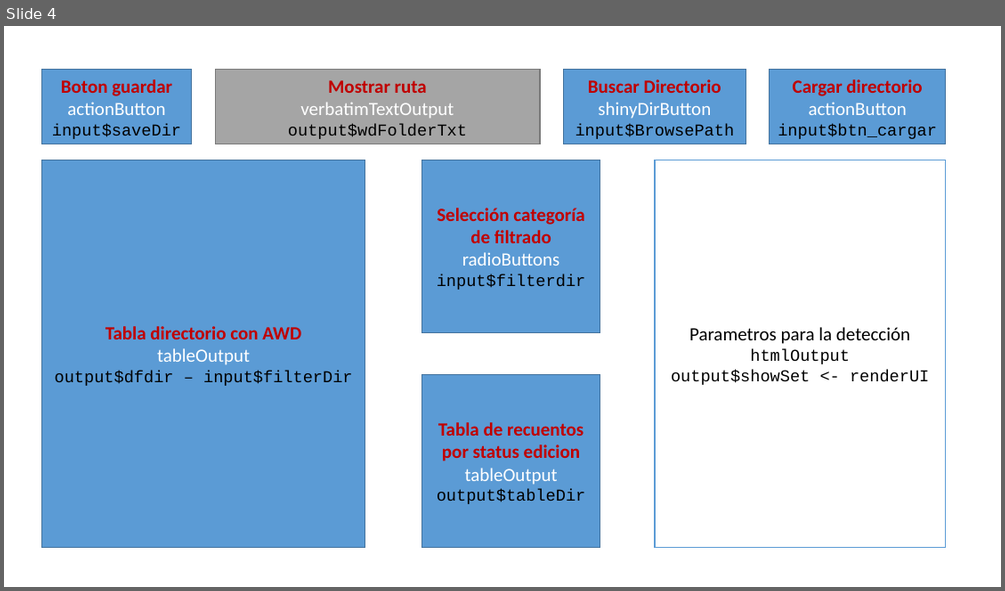
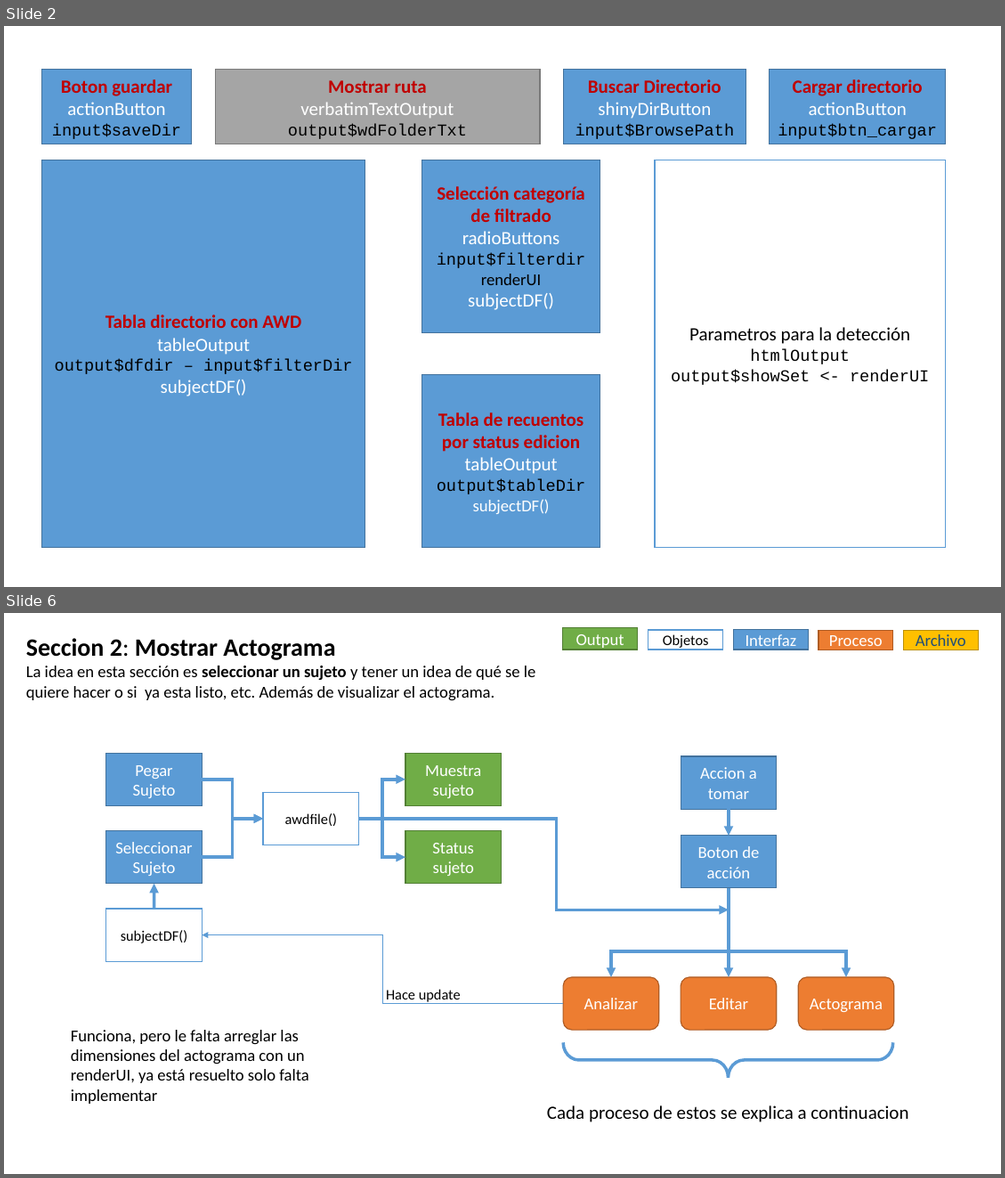
Before and after one commit to olitroski/Actigrafia, a slide deck: flujo edicion.pptx. Shown one above the other, each under a label of ours: slide 4 before the commit, slides 2 and 6 after it; the slides between them are not shown. The pictures are 1005x591 and 1005x1178 pixels, drawn with LibreOffice and Linux fonts; fonts in the diff are those of the drawing. Boxes give left, top, right and bottom in pixels: in the first picture for what was removed or moved away, otherwise in the second. Text is boxed around its words. In the diff, an @@ line names an element or a change of style, - is before the commit and + after.

```diff
--- a/flujo edicion.pptx
+++ b/flujo edicion.pptx
@@ slide 6 added at [4, 613, 1001, 1174], background #FFFFFF @@
@@ text added at [26, 638, 536, 701], 16 pt, text #000000 @@
+Seccion 2: Mostrar Actograma
+La idea en esta sección es seleccionar un sujeto y tener un idea de qué se le
+quiere hacer o si ya esta listo, etc. Además de visualizar el actograma.
@@ rectangle added at [563, 628, 638, 649], fill #70AD47, outline #538035 1 pt, 16 pt, text #FFFFFF @@
+Output
@@ rectangle added at [647, 630, 722, 649], fill #FFFFFF, outline #5B9BD5 1 pt, 14 pt, text #000000 @@
+Objetos
@@ rectangle added at [734, 629, 809, 649], fill #5B9BD5, outline #43739E 1 pt, 16 pt, text #FFFFFF @@
+Interfaz
@@ rectangle added at [818, 630, 893, 650], fill #ED7D31, outline #AF5C24 1 pt, 16 pt, text #FFFFFF @@
+Proceso
@@ rectangle added at [904, 630, 979, 650], fill #FFC000, outline #BD8E00 1 pt, 16 pt, text #1F4E79 @@
+Archivo
@@ rectangle added at [106, 753, 202, 805], fill #5B9BD5, outline #43739E 1 pt, 16 pt, text #FFFFFF @@
+Pegar
+Sujeto
@@ rectangle added at [405, 753, 502, 805], fill #70AD47, outline #538035 1 pt, 16 pt, text #FFFFFF @@
+Muestra sujeto
@@ rectangle added at [680, 756, 777, 809], fill #5B9BD5, outline #43739E 1 pt, 16 pt, text #FFFFFF @@
+Accion a
+tomar
@@ elbow arrow added from (202, 779) to (263, 819), #5B9BD5 3 pt @@
@@ rectangle added at [263, 793, 358, 844], fill #FFFFFF, outline #5B9BD5 1 pt, 14 pt, text #000000 @@
+awdfile()
@@ elbow arrow added from (359, 819) to (405, 779), #5B9BD5 3 pt @@
@@ elbow arrow added from (202, 857) to (263, 819), #5B9BD5 3 pt @@
@@ elbow arrow added from (359, 819) to (405, 857), #5B9BD5 3 pt @@
@@ elbow arrow added from (384, 819) to (728, 910), #5B9BD5 3 pt @@
@@ arrow added from (728, 809) to (728, 835), #5B9BD5 3 pt @@
@@ rectangle added at [106, 831, 202, 883], fill #5B9BD5, outline #43739E 1 pt, 16 pt, text #FFFFFF @@
+Seleccionar
+Sujeto
@@ rectangle added at [405, 831, 502, 883], fill #70AD47, outline #538035 1 pt, 16 pt, text #FFFFFF @@
+Status
+sujeto
@@ rectangle added at [680, 835, 777, 887], fill #5B9BD5, outline #43739E 1 pt, 16 pt, text #FFFFFF @@
+Boton de
+acción
@@ arrow added from (154, 908) to (154, 884), #5B9BD5 3 pt @@
@@ elbow arrow added from (728, 888) to (611, 977), #5B9BD5 3 pt @@
@@ elbow arrow added from (728, 888) to (846, 977), #5B9BD5 3 pt @@
@@ arrow added from (728, 888) to (728, 977), #5B9BD5 3 pt @@
@@ rectangle added at [106, 908, 202, 961], fill #FFFFFF, outline #5B9BD5 1 pt, 14 pt, text #000000 @@
+subjectDF()
@@ elbow arrow added from (563, 1004) to (202, 934), #5B9BD5 0.5 pt @@
@@ rounded rectangle added at [563, 977, 659, 1030], fill #ED7D31, outline #AF5C24 1 pt, 16 pt, text #FFFFFF @@
+Analizar
@@ rounded rectangle added at [680, 977, 777, 1030], fill #ED7D31, outline #AF5C24 1 pt, 16 pt, text #FFFFFF @@
+Editar
@@ rounded rectangle added at [798, 977, 894, 1030], fill #ED7D31, outline #AF5C24 1 pt, 16 pt, text #FFFFFF @@
+Actograma
@@ text added at [386, 989, 461, 1004], 14 pt, text #000000 @@
+Hace update
@@ text added at [71, 1030, 308, 1103], 16 pt, text #000000 @@
+Funciona, pero le falta arreglar las dimensiones del actograma con un renderUI, ya está resuelto solo falta implementar
@@ right brace added at [563, 1042, 893, 1078], outline #5B9BD5 3 pt @@
@@ text added at [547, 1105, 908, 1122], 18 pt, text #000000 @@
+Cada proceso de estos se explica a continuacion
@@ what was slide 4 is now slide 2 @@
@@ slide 2 changed as well @@
@@ text in rectangle at [468, 273, 554, 310]: paragraphs added @@
+renderUI
+subjectDF()
@@ text in rectangle at [161, 379, 247, 396]: paragraph added @@
+subjectDF()
@@ text in rectangle at [473, 499, 550, 514]: paragraph added @@
+subjectDF()
```
Also in this commit, not shown: 4 other slides changed, 4 other slides added, 6 other files.
